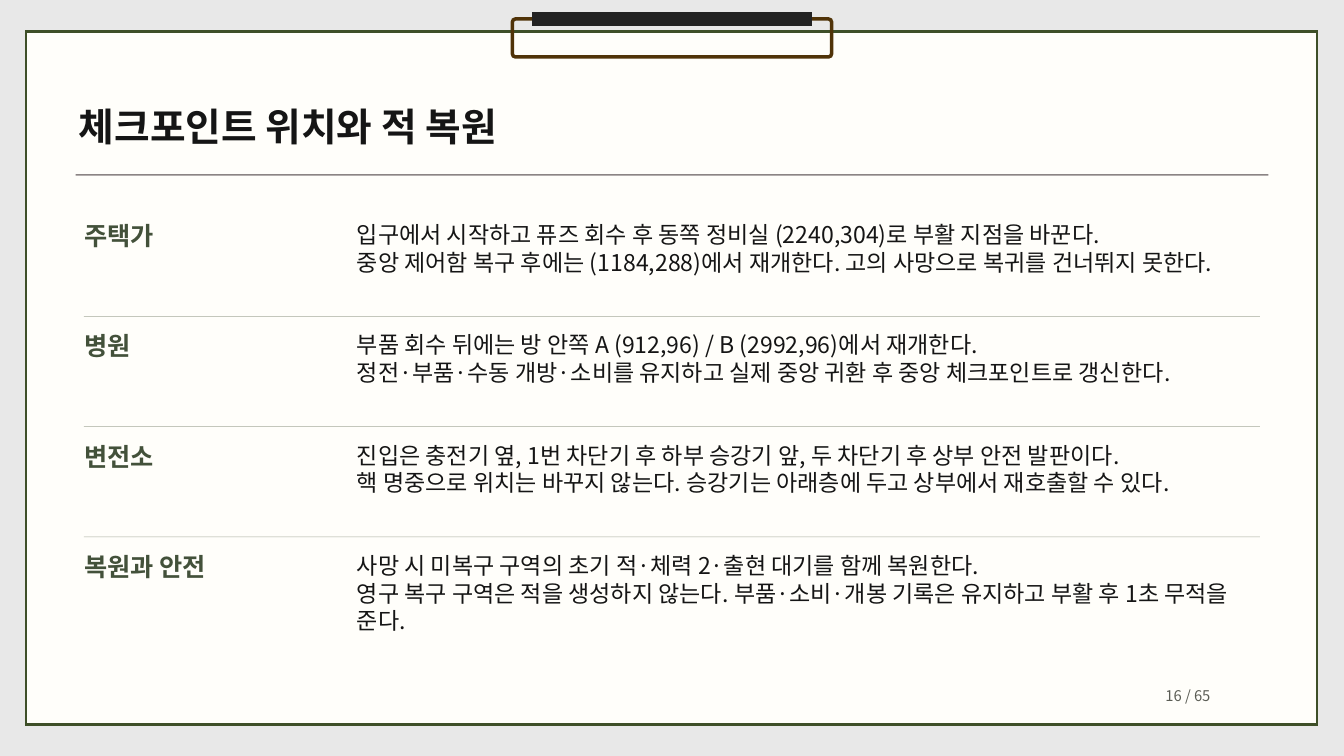
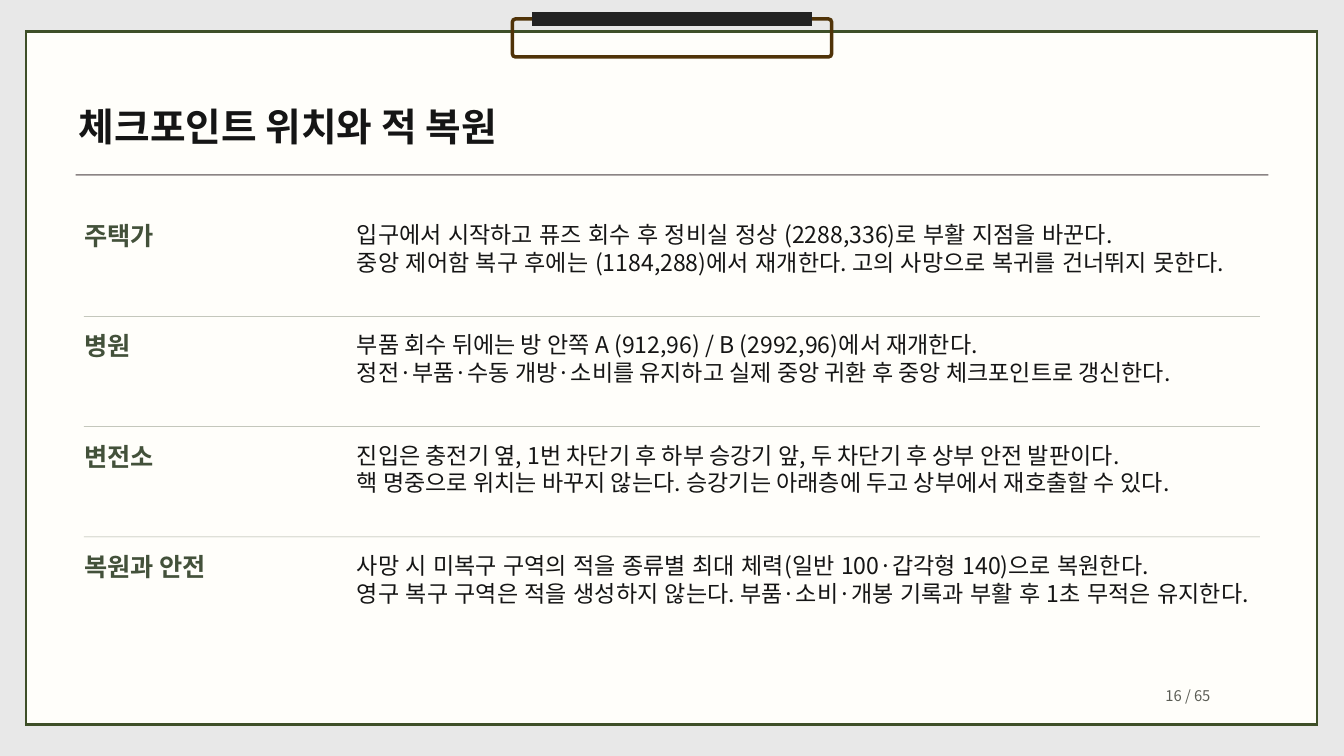
Before and after one commit to dbguswh/2Dgame_project, a slide deck: slide 16 of 2D게임프로그래밍 기획서.pptx. Drawn at 1344x756 pixels with LibreOffice and Linux fonts; fonts in the diff are those of the drawing. Boxes give left, top, right and bottom in pixels: in the first picture for what was removed or moved away, otherwise in the second. Text is boxed around its words. In the diff, an @@ line names an element or a change of style, - is before the commit and + after.

Commit message:
기획서에 곡예 연격과 침입자 체력 게이지 및 피해량을 먼저 반영

```diff
--- a/2D게임프로그래밍 기획서.pptx
+++ b/2D게임프로그래밍 기획서.pptx
@@ text at (x1=357, y1=223, x2=1113, y2=248): text changed @@
-입구에서 시작하고 퓨즈 회수 후 동쪽 정비실 (2240,304)로 부활 지점을 바꾼다.
+입구에서 시작하고 퓨즈 회수 후 정비실 정상 (2288,336)로 부활 지점을 바꾼다.
@@ text at (x1=357, y1=554, x2=1248, y2=604): text changed @@
-사망 시 미복구 구역의 초기 적·체력 2·출현 대기를 함께 복원한다.
-영구 복구 구역은 적을 생성하지 않는다. 부품·소비·개봉 기록은 유지하고 부활 후 1초 무적을 준다.
+사망 시 미복구 구역의 적을 종류별 최대 체력(일반 100·갑각형 140)으로 복원한다.
+영구 복구 구역은 적을 생성하지 않는다. 부품·소비·개봉 기록과 부활 후 1초 무적은 유지한다.
```
Also in this commit, not shown: 20 other slides changed, 1 other file.
